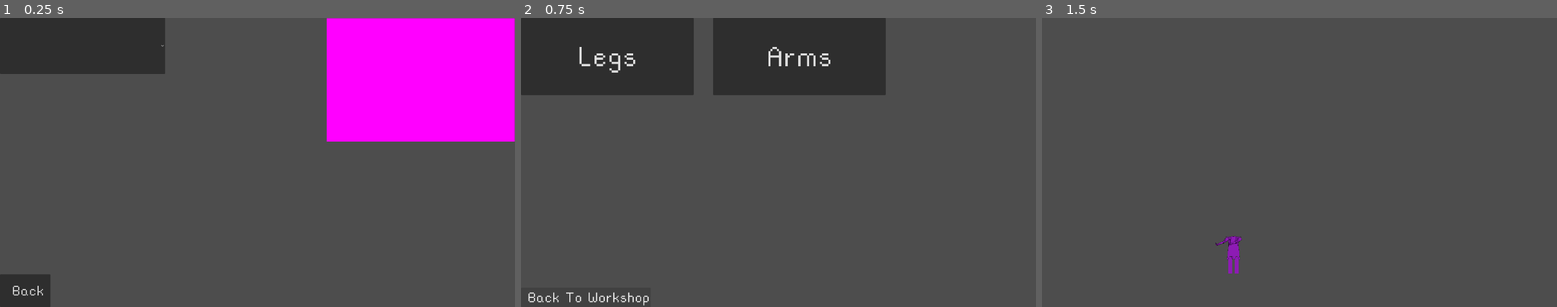
Above: before the commit, frames 1-3 (left to right).
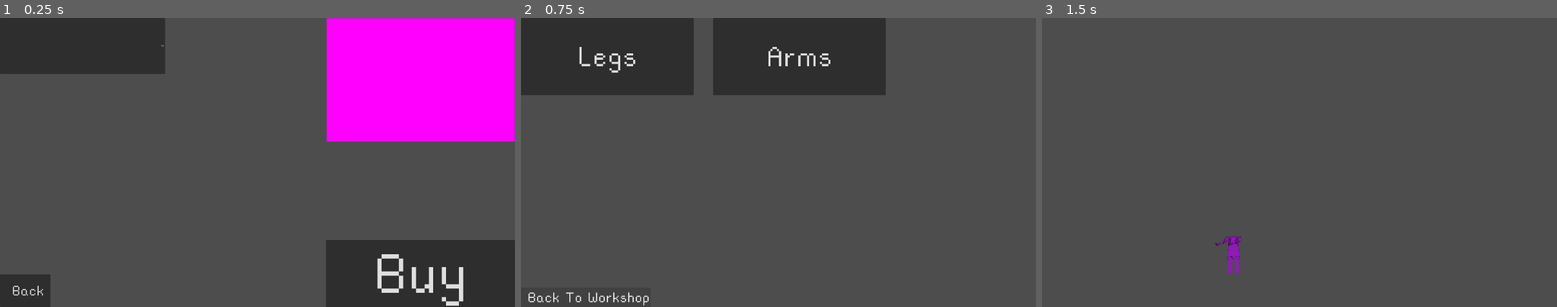
Above: after the commit, the same moments.

Repository: flowerFawn/Robot_game
Game: Godot game, scene res://shop_menu.tscn
The game is run twice, just before and just after one commit, with the same random seed, the same clock (stepped at 60 frames per second) and the same inputs. This scene is started directly instead of the project's main scene.
Inputs:
- Up to frame 1 (0.25 s): no input
- Up to frame 2 (0.75 s): click "Back" at 0.5 s
- Up to frame 3 (1.5 s): click "Back To Workshop" at 1.25 s

The runs differ from the first frame. In frame 1, 8.5% of the frame differs, in the area x 63-100%, y 76-100%; in frame 2, nothing differs; in frame 3, nothing differs.
Error before the commit: Attempt to call function 'get_files' in base 'null instance' on a null instance. (res://shop_dropdown.gd:12)
Error after the commit: Attempt to call function 'get_files' in base 'null instance' on a null instance. (res://shop_dropdown.gd:14)

Commit message:
checks for if a limb is owned

Diff:
--- a/autoloads/limb_selection_storage.gd
+++ b/autoloads/limb_selection_storage.gd
@@ -1,2 +1,2 @@
 extends Node
-var parts:Dictionary = load("res://saves/saved_limbs.json").data
+var parts:Dictionary = load("res://saves/current_limbs.json").data
--- a/player_scripts/player_main.gd
+++ b/player_scripts/player_main.gd
@@ -14,7 +14,6 @@
 @export var camera_disabled:bool = false
 
 func _ready():
-	print(JSON.stringify(["foo", "faz", "bear"], "\n"))
 	Player_Stats.player_current_hp = total_hp
 	Player_Stats.player_total_hp = total_hp
 	#gets the UI if it exists and calls set_max on it
--- /dev/null
+++ b/saves/owned_arms.json
@@ -0,0 +1,3 @@
+[
+	"standard"
+]
--- /dev/null
+++ b/saves/owned_legs.json
@@ -0,0 +1,3 @@
+[
+	"standard"
+]
--- a/saves/saved_legs.json
+++ /dev/null
@@ -1,2 +0,0 @@
-[
-]
--- a/shop_dropdown.gd
+++ b/shop_dropdown.gd
@@ -2,12 +2,14 @@
 var searched_folder = ("res://player_limbs/player_" + Temp_Vars.selected_shop_limb)
 var selected_limb_name:String
 var limb_folder
+var limb_json
+var owned_limb
 # Called when the node enters the scene tree for the first time.
 func _ready():
 	#looks through the folder it is told too
-	print(searched_folder)
-	var limb_folder = DirAccess.open(searched_folder)
-	print(limb_folder)
+	#print(searched_folder)
+	limb_folder = DirAccess.open(searched_folder)
+	#print(limb_folder)
 	#adds each file as a string without the .json text
 	for file in limb_folder.get_files():
 		file = file.left(-5)
@@ -20,10 +22,22 @@
 func _process(delta):
 	pass
 
+func is_limb_owned(index):
+	var saved_limbs_file = load("res://saves/owned_" + Temp_Vars.selected_shop_limb + ".json")
+	#print(saved_limbs_folder)
+	if limb_folder.get_files()[index].left(-5) in saved_limbs_file.data:
+		return true
+	else:
+		return false
 
 func _on_item_selected(index):
-	var limb_folder = DirAccess.open(searched_folder)
-	var limb_json = load(searched_folder + "/" + limb_folder.get_files()[index]).data
+	limb_folder = DirAccess.open(searched_folder)
+	owned_limb = is_limb_owned(index)
+	if owned_limb:
+		get_parent().get_node("OwnedLabel").visible = true
+	else:
+		get_parent().get_node("OwnedLabel").visible = false
+	limb_json = load(searched_folder + "/" + limb_folder.get_files()[index]).data
 	print(limb_folder.get_files()[index])
 	if limb_json.has("texture") and load(limb_json["texture"]) != null:
 		get_parent().get_node("LimbSprite").texture = load(limb_json["texture"])
--- a/shop_menu.tscn
+++ b/shop_menu.tscn
@@ -36,7 +36,7 @@
 scale = Vector2(702, 460)
 texture = SubResource("PlaceholderTexture2D_rtv6v")
 
-[node name="Owned Label" type="Label" parent="."]
+[node name="OwnedLabel" type="Label" parent="."]
 visible = false
 layout_mode = 0
 offset_left = 1217.0
@@ -49,5 +49,15 @@
 theme_override_font_sizes/font_size = 256
 text = "Owned"
 
+[node name="BuyButton" type="Button" parent="."]
+layout_mode = 0
+offset_left = 1215.0
+offset_top = 830.0
+offset_right = 1920.0
+offset_bottom = 1080.0
+theme = ExtResource("1_1wjp7")
+theme_override_font_sizes/font_size = 256
+text = "Buy"
+
 [connection signal="item_selected" from="OptionButton" to="OptionButton" method="_on_item_selected"]
 [connection signal="pressed" from="Button" to="Button" method="_on_pressed"]
Renamed: saves/saved_limbs.json -> saves/current_limbs.json
